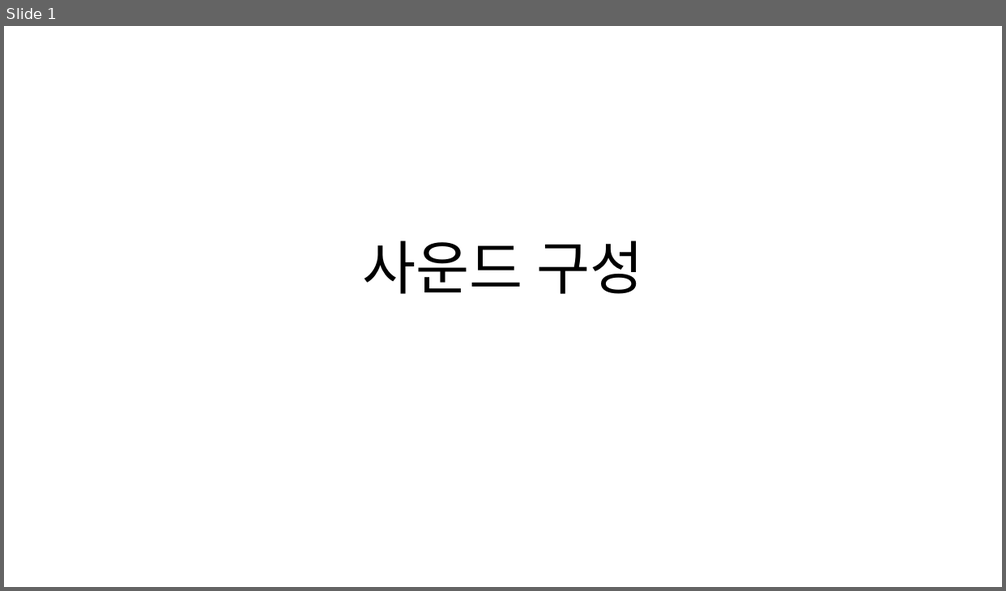
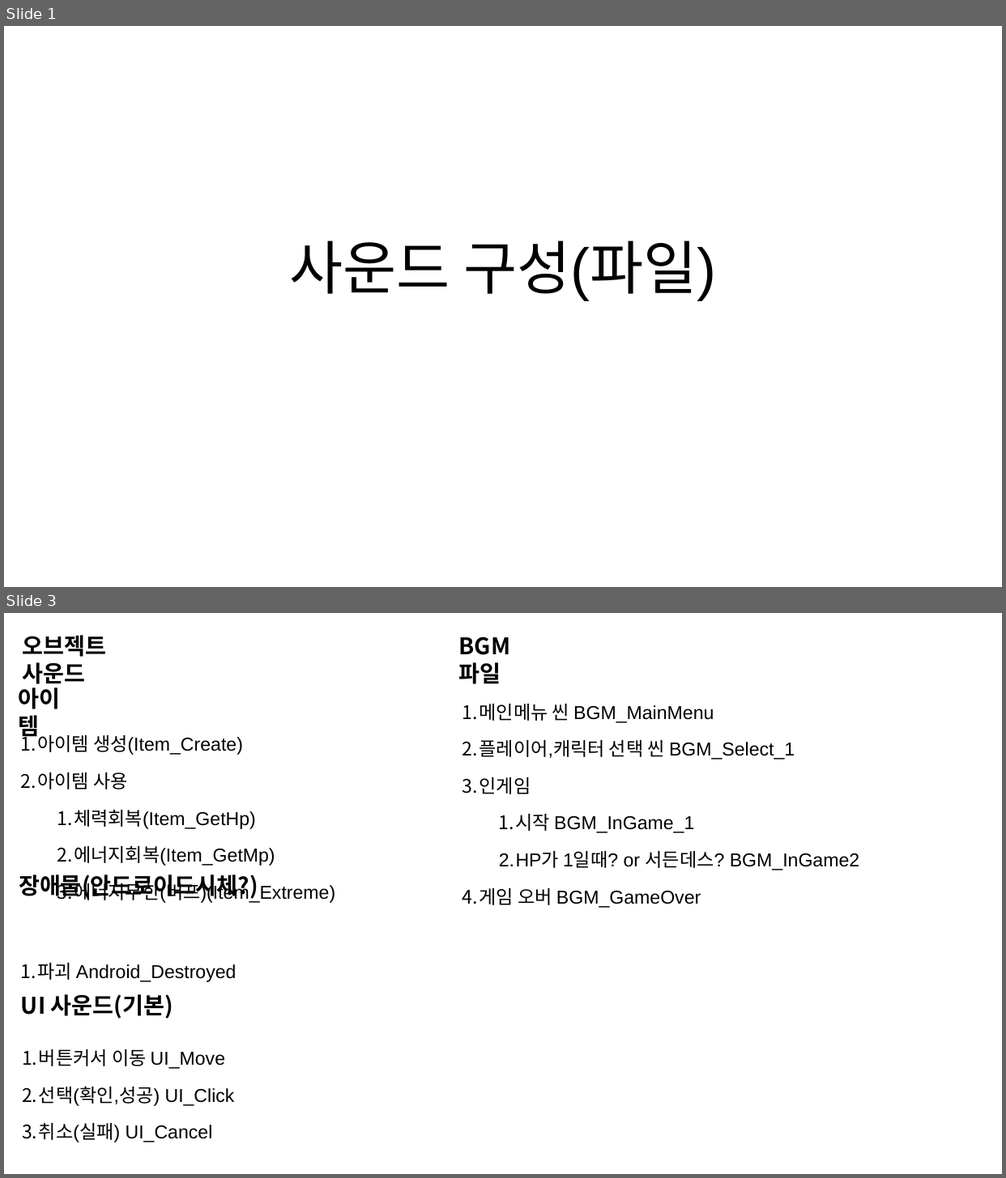
Before and after one commit to penspanic/ITWGamejam, a slide deck: Resource/Sound/RocketMan_사운드구성.pptx. Shown one above the other, each under a label of ours: slide 1 before the commit, slides 1 and 3 after it; the slides between them are not shown. The pictures are 1006x591 and 1006x1178 pixels, drawn with LibreOffice and Linux fonts; fonts in the diff are those of the drawing. Boxes give left, top, right and bottom in pixels: in the first picture for what was removed or moved away, otherwise in the second. Text is boxed around its words. In the diff, an @@ line names an element or a change of style, - is before the commit and + after.

Commit message:
[고요한] SFX,BGM 인게임 음원 파일들 Resource/Sound 폴더에 저장

```diff
--- a/Resource/Sound/RocketMan_사운드구성.pptx
+++ b/Resource/Sound/RocketMan_사운드구성.pptx
@@ slide 3 added at [4, 613, 1002, 1174], background #FFFFFF @@
@@ text added at [23, 635, 107, 688], 44 pt, text #000000, bold @@
+오브젝트 사운드
@@ text added at [457, 630, 555, 663], 44 pt, text #000000, bold @@
+BGM파일
@@ text added at [459, 636, 859, 908], 36 pt, text #000000 @@
+1. 메인메뉴 씬 BGM_MainMenu
+2. 플레이어,캐릭터 선택 씬 BGM_Select_1
+3. 인게임
+  1. 시작 BGM_InGame_1
+  2. HP가 1일때? or 서든데스? BGM_InGame2
+4. 게임 오버 BGM_GameOver
@@ text added at [19, 688, 61, 740], 44 pt, text #000000, bold @@
+아이템
@@ text added at [20, 732, 335, 903], 36 pt, text #000000 @@
+1. 아이템 생성(Item_Create)
+2. 아이템 사용
+  1. 체력회복(Item_GetHp)
+  2. 에너지회복(Item_GetMp)
+  3. 에너지무한(버프)(Item_Extreme)
@@ text added at [19, 875, 258, 900], 44 pt, text #000000, bold @@
+장애물(안드로이드시체?)
@@ text added at [20, 963, 236, 982], 36 pt, text #000000 @@
+1. 파괴 Android_Destroyed
@@ text added at [21, 995, 173, 1019], 44 pt, text #000000, bold @@
+UI 사운드(기본)
@@ text added at [22, 1050, 235, 1143], 36 pt, text #000000 @@
+1. 버튼커서 이동 UI_Move
+2. 선택(확인,성공) UI_Click
+3. 취소(실패) UI_Cancel
@@ slide 1 changed as well @@
@@ title at [290, 241, 716, 301]: text changed @@
-사운드 구성
+사운드 구성(파일)
```
Also in this commit, not shown: 1 other slide added, 10 slides removed, 34 other files.
